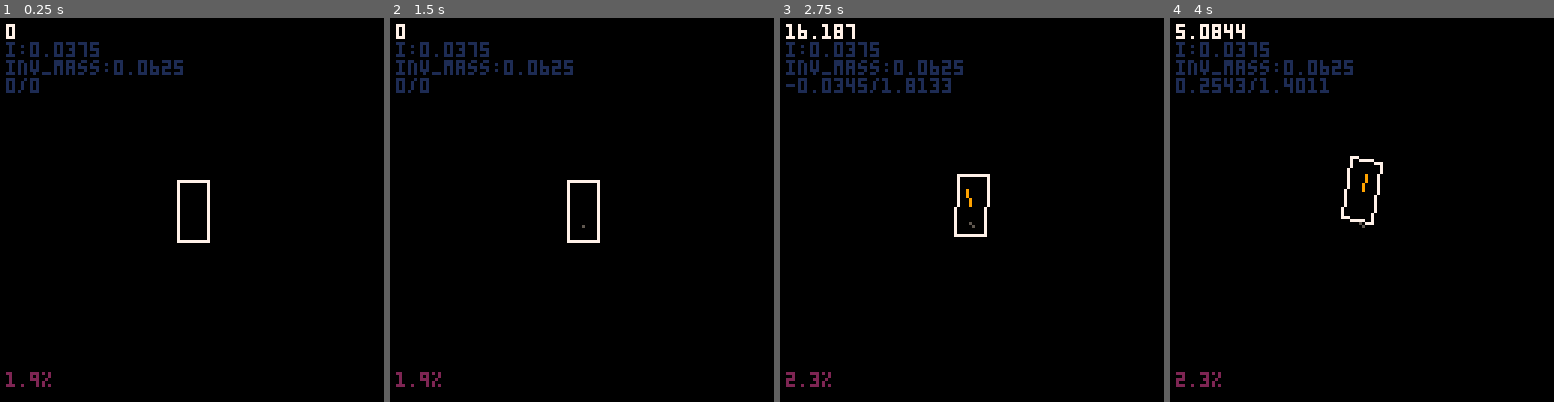
Above: before the commit, frames 1-4 (left to right).
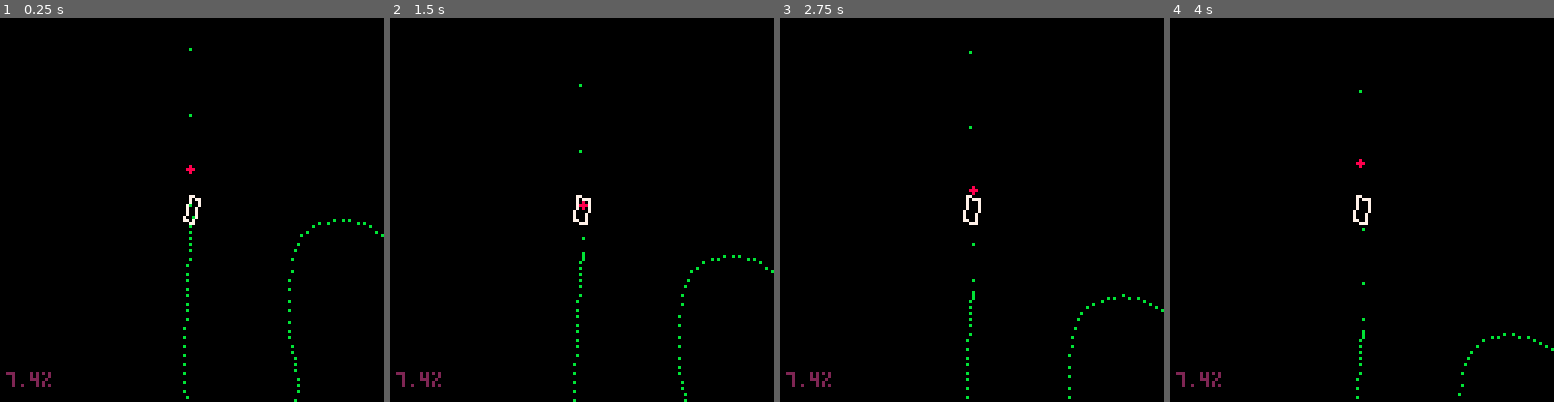
Above: after the commit, the same moments.

Repository: freds72/virtua-on
Game: PICO-8 cartridge carts/physics.p8
Two runs of this game, one before a commit and one after it. Both use one fixed random seed, a clock stepped at 60 frames per second and the inputs below.
Inputs:
- Up to frame 1 (0.25 s): no input
- Up to frame 2 (1.5 s): no input
- Up to frame 3 (2.75 s): hold Right 1.6-2.1 s; hold Up 2.15-2.42 s; hold Right from 2.47 s (still down)
- Up to frame 4 (4 s): release Right at 3.03 s; hold Left 3.08-3.58 s

The runs differ from the first frame. In frame 1, 2.4% of the frame differs, in the area x 1-100%, y 1-100%; in frame 2, 2.4%; in frame 3, 3.1%; in frame 4, 3.0%.

Commit message:
track following workind

Diff:
--- a/carts/physics.p8
+++ b/carts/physics.p8
@@ -1,7 +1,298 @@
 pico-8 cartridge // http://www.pico-8.com
 version 18
 __lua__
---
+-- track data
+local track_data={
+    0.003423452377319336,-0.8233218193054199,
+    -0.00750182569026947,1.408806562423706,
+    -0.015942636877298355,7.273656845092773,
+    -0.02266291156411171,16.05294418334961,
+    -0.028426576405763626,27.028385162353516,
+    -0.033997561782598495,39.48169708251953,
+    -0.04013979807496071,52.6945915222168,
+    -0.04761721193790436,65.94879150390625,
+    -0.057193733751773834,78.5260009765625,
+    -0.06963329017162323,89.70794677734375,
+    -0.08569981157779694,98.7763442993164,
+    -0.10615722835063934,105.01290130615234,
+    -0.13176947832107544,107.69934844970703,
+    -0.14917249977588654,108.08627319335938,
+    -0.16799107193946838,108.51656341552734,
+    -0.18442633748054504,108.98794555664062,
+    -0.19467942416667938,109.49815368652344,
+    -0.19495145976543427,110.04491424560547,
+    -0.18144357204437256,110.62596130371094,
+    -0.15035690367221832,111.23902893066406,
+    -0.09789258986711502,111.88184356689453,
+    -0.02025175839662552,112.55213928222656,
+    0.08636445552110672,113.24764251708984,
+    0.22575491666793823,113.9660873413086,
+    0.40171849727630615,114.70520782470703,
+    0.5919525027275085,115.29144287109375,
+    0.8592574000358582,115.88920593261719,
+    1.2015643119812012,116.49186706542969,
+    1.6168042421340942,117.09281158447266,
+    2.1029083728790283,117.68540954589844,
+    2.6578075885772705,118.26303100585938,
+    3.279433250427246,118.81906127929688,
+    3.9657163619995117,119.34686279296875,
+    4.714587688446045,119.8398208618164,
+    5.5239787101745605,120.29130554199219,
+    6.391820430755615,120.69469451904297,
+    7.316043853759766,121.04335021972656,
+    8.49157428741455,121.39641571044922,
+    9.653693199157715,121.67179870605469,
+    10.787847518920898,121.87805938720703,
+    11.87948226928711,122.02375793457031,
+    12.914044380187988,122.11744689941406,
+    13.87697982788086,122.16767883300781,
+    14.753734588623047,122.18301391601562,
+    15.529754638671875,122.17200469970703,
+    16.190486907958984,122.1432113647461,
+    16.721376419067383,122.10518646240234,
+    17.10787010192871,122.06649017333984,
+    17.335412979125977,122.0356674194336,
+    17.33541488647461,122.03568267822266,
+    18.644695281982422,121.79000854492188,
+    20.922693252563477,121.33577728271484,
+    23.96539306640625,120.71621704101562,
+    27.568782806396484,119.97455596923828,
+    31.52884864807129,119.1540298461914,
+    35.641578674316406,118.29785919189453,
+    39.70295715332031,117.44927978515625,
+    43.50897216796875,116.65151977539062,
+    46.85560989379883,115.94780731201172,
+    49.538856506347656,115.3813705444336,
+    51.354698181152344,114.99543762207031,
+    52.09912109375,114.83324432373047,
+    52.09911346435547,114.8332290649414,
+    52.79449462890625,114.63095092773438,
+    53.44546127319336,114.3951644897461,
+    54.049957275390625,114.1334228515625,
+    54.605934143066406,113.85328674316406,
+    55.1113395690918,113.56230163574219,
+    55.56412124633789,113.26802825927734,
+    55.96222686767578,112.97801208496094,
+    56.30360412597656,112.69981384277344,
+    56.58620071411133,112.44097900390625,
+    56.80796432495117,112.20906829833984,
+    56.96684646606445,112.01162719726562,
+    57.060791015625,111.85621643066406,
+    57.06078338623047,111.8562240600586,
+    57.37055587768555,111.15308380126953,
+    57.665096282958984,110.4271011352539,
+    57.94255065917969,109.69190979003906,
+    58.201072692871094,108.96113586425781,
+    58.43880844116211,108.2484130859375,
+    58.653907775878906,107.56737518310547,
+    58.84452438354492,106.93165588378906,
+    59.00880432128906,106.3548812866211,
+    59.1448974609375,105.8506851196289,
+    59.250953674316406,105.43270111083984,
+    59.32512283325195,105.11455535888672,
+    59.36555862426758,104.9098892211914,
+    59.500308990478516,104.05921936035156,
+    59.623382568359375,103.26617431640625,
+    59.73515319824219,102.53150177001953,
+    59.83599090576172,101.8559341430664,
+    59.92626953125,101.2402114868164,
+    60.00636291503906,100.68506622314453,
+    60.07664108276367,100.19124603271484,
+    60.13747787475586,99.75948333740234,
+    60.189247131347656,99.39051818847656,
+    60.23231887817383,99.08509063720703,
+    60.26707077026367,98.84393310546875,
+    60.29387283325195,98.66778564453125,
+    60.50858688354492,97.45680236816406,
+    60.85136032104492,95.66230773925781,
+    61.29228210449219,93.40426635742188,
+    61.80144500732422,90.80264282226562,
+    62.348941802978516,87.97740173339844,
+    62.90486145019531,85.04850006103516,
+    63.43929672241211,82.13590240478516,
+    63.922340393066406,79.35957336425781,
+    64.32408142089844,76.8394775390625,
+    64.61461639404297,74.6955795288086,
+    64.76403045654297,73.04783630371094,
+    64.74241638183594,72.01622009277344,
+    64.74241638183594,72.0162353515625,
+    64.3806381225586,70.82390594482422,
+    63.64656066894531,69.08358001708984,
+    62.61602783203125,66.9173355102539,
+    61.364891052246094,64.44725799560547,
+    59.968997955322266,61.7954216003418,
+    58.50419616699219,59.08390808105469,
+    57.04633712768555,56.43479537963867,
+    55.671268463134766,53.97016525268555,
+    54.45484161376953,51.812095642089844,
+    53.472900390625,50.08266830444336,
+    52.801300048828125,48.903961181640625,
+    52.51588821411133,48.39805603027344,
+    52.017948150634766,47.48622131347656,
+    51.494407653808594,46.601436614990234,
+    50.95597457885742,45.743797302246094,
+    50.413352966308594,44.91339111328125,
+    49.87725067138672,44.110313415527344,
+    49.358375549316406,43.33465576171875,
+    48.867435455322266,42.58651351928711,
+    48.41513442993164,41.86597442626953,
+    48.012176513671875,41.173133850097656,
+    47.669273376464844,40.50808334350586,
+    47.397125244140625,39.870914459228516,
+    47.20643997192383,39.26171875,
+    46.95207977294922,38.245086669921875,
+    46.71001434326172,37.27741241455078,
+    46.49042892456055,36.3458251953125,
+    46.30350875854492,35.43744659423828,
+    46.15943908691406,34.53940963745117,
+    46.06840515136719,33.63883590698242,
+    46.04059600830078,32.72285461425781,
+    46.08619689941406,31.77859115600586,
+    46.215396881103516,30.793174743652344,
+    46.43838119506836,29.75373077392578,
+    46.76533508300781,28.647384643554688,
+    47.20643997192383,27.46126365661621,
+    47.875755310058594,25.88836669921875,
+    48.797584533691406,23.816814422607422,
+    49.91316604614258,21.3653621673584,
+    51.163734436035156,18.65276527404785,
+    52.49052810668945,15.797779083251953,
+    53.834781646728516,12.919158935546875,
+    55.13772964477539,10.135660171508789,
+    56.34061050415039,7.566038131713867,
+    57.38465881347656,5.329048156738281,
+    58.21110916137695,3.5434460639953613,
+    58.761199951171875,2.3279871940612793,
+    58.976165771484375,1.801426887512207,
+    58.976165771484375,1.8014230728149414,
+    59.0841064453125,0.9956315159797668,
+    59.09437942504883,0.23840004205703735,
+    59.022193908691406,-0.4679507613182068,
+    58.88275146484375,-1.1211004257202148,
+    58.691261291503906,-1.7187283039093018,
+    58.462928771972656,-2.2585136890411377,
+    58.21295928955078,-2.7381362915039062,
+    57.95655822753906,-3.155275344848633,
+    57.70893096923828,-3.507610321044922,
+    57.485286712646484,-3.792820453643799,
+    57.30082702636719,-4.008585453033447,
+    57.17076110839844,-4.152584552764893,
+    57.170753479003906,-4.152584552764893,
+    56.34944534301758,-5.045573711395264,
+    55.499839782714844,-5.9410247802734375,
+    54.61917495727539,-6.824410915374756,
+    53.70469284057617,-7.681206703186035,
+    52.75363540649414,-8.496885299682617,
+    51.763240814208984,-9.25692081451416,
+    50.73074722290039,-9.94678783416748,
+    49.65339660644531,-10.551959037780762,
+    48.52842712402344,-11.05790901184082,
+    47.35307693481445,-11.450111389160156,
+    46.12458801269531,-11.714040756225586,
+    44.84020233154297,-11.83517074584961,
+    44.84020233154297,-11.835173606872559,
+    43.10118103027344,-11.852635383605957,
+    41.588645935058594,-11.777039527893066,
+    40.2765998840332,-11.607239723205566,
+    39.1390495300293,-11.342089653015137,
+    38.14999771118164,-10.98044204711914,
+    37.283451080322266,-10.521151542663574,
+    36.5134162902832,-9.9630708694458,
+    35.81389617919922,-9.3050537109375,
+    35.158897399902344,-8.545953750610352,
+    34.522422790527344,-7.684624671936035,
+    33.87847900390625,-6.719919681549072,
+    33.201072692871094,-5.650691986083984,
+    33.201080322265625,-5.650691986083984,
+    32.501522064208984,-4.692358493804932,
+    31.686267852783203,-3.8524506092071533,
+    30.76951789855957,-3.133220911026001,
+    29.765470504760742,-2.5369224548339844,
+    28.688325881958008,-2.0658082962036133,
+    27.552284240722656,-1.722131371498108,
+    26.371543884277344,-1.5081446170806885,
+    25.160303115844727,-1.4261009693145752,
+    23.932762145996094,-1.4782533645629883,
+    22.703121185302734,-1.666854739189148,
+    21.485578536987305,-1.9941580295562744,
+    20.29433250427246,-2.462416410446167,
+    19.29560089111328,-3.1080594062805176,
+    18.469558715820312,-4.018702507019043,
+    17.801021575927734,-5.1585774421691895,
+    17.274810791015625,-6.491916656494141,
+    16.875741958618164,-7.98295259475708,
+    16.588634490966797,-9.595916748046875,
+    16.398305892944336,-11.295042037963867,
+    16.289575576782227,-13.044560432434082,
+    16.24726104736328,-14.808704376220703,
+    16.256179809570312,-16.551706314086914,
+    16.301151275634766,-18.237796783447266,
+    16.366992950439453,-19.83121109008789,
+    16.463245391845703,-21.006418228149414,
+    16.624893188476562,-22.142587661743164,
+    16.82807159423828,-23.251192092895508,
+    17.048919677734375,-24.34370231628418,
+    17.263572692871094,-25.43159294128418,
+    17.448169708251953,-26.526334762573242,
+    17.578847885131836,-27.639400482177734,
+    17.631744384765625,-28.782262802124023,
+    17.58299446105957,-29.966394424438477,
+    17.408737182617188,-31.20326805114746,
+    17.08510971069336,-32.504356384277344,
+    16.5882511138916,-33.88113021850586,
+    15.892364501953125,-35.30707931518555,
+    15.113983154296875,-36.48367691040039,
+    14.268040657043457,-37.433345794677734,
+    13.369471549987793,-38.17850875854492,
+    12.433209419250488,-38.741580963134766,
+    11.474189758300781,-39.14498519897461,
+    10.507346153259277,-39.41114044189453,
+    9.547613143920898,-39.562469482421875,
+    8.60992431640625,-39.62139129638672,
+    7.70921516418457,-39.61032485961914,
+    6.860419273376465,-39.55168914794922,
+    6.0784711837768555,-39.4679069519043,
+    4.536423683166504,-39.18889617919922,
+    3.2466373443603516,-38.76240921020508,
+    2.1851110458374023,-38.20315170288086,
+    1.3278437852859497,-37.52583312988281,
+    0.6508342623710632,-36.74515914916992,
+    0.13008135557174683,-35.87583541870117,
+    -0.2584161162376404,-34.93257141113281,
+    -0.5386593341827393,-33.93007278442383,
+    -0.7346494197845459,-32.88304901123047,
+    -0.8703875541687012,-31.80620574951172,
+    -0.969874918460846,-30.714252471923828,
+    -1.057112693786621,-29.62189483642578,
+    -1.0571155548095703,-29.62190055847168,
+    -1.1406508684158325,-28.30164909362793,
+    -1.1857151985168457,-26.90623664855957,
+    -1.1977847814559937,-25.453792572021484,
+    -1.1823358535766602,-23.96244239807129,
+    -1.144844651222229,-22.4503116607666,
+    -1.090787410736084,-20.935529708862305,
+    -1.0256404876708984,-19.436222076416016,
+    -0.9548799991607666,-17.970516204833984,
+    -0.883982241153717,-16.55653953552246,
+    -0.8184234499931335,-15.212418556213379,
+    -0.7636798620223999,-13.956280708312988,
+    -0.7252277731895447,-12.806253433227539,
+    -0.68132084608078,-11.504036903381348,
+    -0.6198762059211731,-10.191423416137695,
+    -0.5452380776405334,-8.888093948364258,
+    -0.4617505967617035,-7.613729476928711,
+    -0.3737579584121704,-6.388011932373047,
+    -0.2856043577194214,-5.230622291564941,
+    -0.20163396000862122,-4.16124153137207,
+    -0.12619096040725708,-3.199551582336426,
+    -0.06361953169107437,-2.3652331829071045,
+    -0.01826385036110878,-1.6779677867889404,
+    0.0055319033563137054,-1.1574366092681885,
+    0.003423549234867096,-0.8233208656311035
+}
+
+-->8
+-- game
 local k_small=0.001
 -- vector & tools
 function lerp(a,b,t)
@@ -41,6 +332,10 @@
 	end
 	return d
 end
+function v_dist(a,b)
+	local d=make_v(a,b)
+	return v_dot(d,d)
+end
 function v_lerp(a,b,t)
 	return {
 		lerp(a[1],b[1],t),
@@ -138,14 +433,18 @@
 end
 
 function make_cam(scale)
+	local pos={0,0,0}
 	return {
+		track=function(self,p)
+			pos=v_clone(p)
+		end,
 		project=function(self,v)
-			return 64+scale*v[1],64-scale*v[3]
+			return 64+scale*(v[1]-pos[1]),64-scale*(v[3]-pos[3])
 		end
 	}
 end
 
-local cam=make_cam(5)
+local cam=make_cam(2)
 
 function make_skidmarks()
 	local t,skidmarks=0,{}
@@ -178,6 +477,40 @@
 	}
 end
 
+function make_track(segments)
+	-- "close" track
+	-- add(segments,segments[1])
+	-- add(segments,segments[2])
+	assert(#segments%2==0,"invalid number of track coordinates")
+	local n=#segments/2
+	-- active index
+	local checkpoint=0
+	function to_v(i)
+		return {segments[2*i+1],0,segments[2*i+2]}
+	end
+	return {
+		-- returns next location
+		get_next=function(self)
+			return to_v(checkpoint)
+		end,
+		update=function(self,pos,dist)
+			local p=to_v(checkpoint)
+			if v_dist(pos,p)<dist then
+				checkpoint+=1
+				checkpoint%=n
+			end
+			return to_v(checkpoint)
+		end,
+		draw=function(self)
+			for i=0,n-1 do
+				local x,y=cam:project(to_v(i))
+				pset(x,y,11)
+			end
+			local x,y=cam:project(to_v(checkpoint))
+			circfill(x,y,1,8)
+		end
+	}
+end
 
 function make_plyr(p,a,density)
 	local steering_angle,angle,angularv,rpm,max_rpm=0,a,0,0,96
@@ -368,23 +701,160 @@
 	}
 end
 
+function make_npc(p,angle,density,track)
+	local velocity,angularv={0,0,0},0
+	local forces,torque={0,0,0},0
+
+	local area=0
+	local i=0
+	local inv3=1/3
+
+	local v={
+		{-1,0,2},
+		{1,0,2},
+		{1,0,-2},
+		{-1,0,-2}
+	}
+	for k=0,#v-1 do
+		-- triangle vertices, third vertex implied as (0, 0)
+		local v1,v2=v[k%#v+1],v[(k+1)%#v+1]
+		local d=-v2_cross(v1,v2)
+		local tarea=0.5*d
+		area+=tarea
+
+		local x,z=v1[1]*v1[1]+v2[1]*v1[1]+v2[1]*v2[1],v1[3]*v1[3]+v2[3]*v1[3]+v2[3]*v2[3]
+		i+=0.25*inv3*d*(x+z)
+	end
+
+	-- physic body
+	local mass=density*area
+	local inv_mass=1/mass
+	i*=density
+	local inv_i=1/i
+
+	return {
+		pos=v_clone(p),
+		m=make_m_from_euler(0,a,0),
+		-- obj to world space
+		apply=function(self,p)
+			p=m_x_v(self.m,p)
+			v_add(p,self.pos)
+			return p
+		end,
+		pt_velocity=function(self,p)
+			local relv=v_clone(velocity)
+			v_add(relv,v2_ortho(make_v(self.pos,p),angularv))
+			v_scale(relv,-1)
+		 return relv
+		end,
+		draw_vector=function(self,f,p,c)
+			local x0,y0=cam:project(p)
+			p=v_clone(p)
+			v_add(p,f)
+			local x1,y1=cam:project(p)
+			line(x0,y0,x1,y1,c)
+			flip()
+		end,
+		draw=function(self)
+			local v0=v[#v]
+			local x0,y0=cam:project(self:apply(v0))
+			for i=1,#v do
+				local v1=v[i]
+				local x1,y1=cam:project(self:apply(v1))
+				line(x0,y0,x1,y1,7)
+				x0,y0=x1,y1
+			end
+		end,
+		apply_force=function(self,f,p)
+			local x0,y0=cam:project(p)
+			circfill(x0,y0,2,12)
+			vf=v_clone(p)
+			v_add(vf,f)
+			local x1,y1=cam:project(vf)
+			line(x0,y0,x1,y1,12)
+			flip()
+
+			v_add(forces,f)
+			torque+=v2_cross(make_v(self.pos,p),f)
+		end,
+		apply_impulse=function(self,f,p)
+			v_add(velocity,f,inv_mass)
+			angularv+=inv_i*v2_cross(make_v(self.pos,p),f)
+			angularv=mid(angularv,-1,1)
+		end,
+		integrate_forces=function(self,dt)
+			v_add(velocity,forces,inv_mass*dt*0.5)
+			angularv+=torque*inv_i*dt*0.5
+			-- apply some damping
+			angularv*=0.92
+			-- some friction
+			v_add(velocity,velocity,-0.02*v_dot(velocity,velocity))
+		end,
+		integrate_v=function(self,dt)
+		 	-- update pos & orientation
+			v_add(self.pos,velocity,dt)
+			angle+=dt*angularv
+			self.m=make_m_from_euler(0,angle,0)
+
+			self:integrate_forces(dt)
+		end,
+		reset=function(self)
+			forces,torque={0,0,0},0
+		end,
+		update=function(self)
+			-- force application point
+			local p=v_clone(self.pos)
+			v_add(p,m_fwd(self.m),1)
+
+			-- get target point
+			local target=track:update(p,4)
+			local f=make_v(p,target)
+			v_scale(f,8)
+			-- todo: clamp
+
+
+			-- steer toward track
+			self:apply_impulse(f,p)
+		end
+	}
+end
+
 local plyr=make_plyr({0,0,0},0,2)
+local npc_track
+local npcs={}
+
+function _init()
+	npc_track=make_track(track_data)
+	add(npcs, make_npc(npc_track:get_next(),0,2,npc_track))
+end
 
 function _update()
+	--[[
 	plyr:control()
-	plyr:integrate_forces(1/30)
-
-	-- todo: apply impulses
-
 	plyr:integrate_v(1/30)
 	plyr:reset()
-
 	plyr:update()
+	]]
+
+	for _,npc in pairs(npcs) do
+		npc:update()
+		npc:integrate_v(1/30)
+		npc:reset()
+	end
 end
 
 function _draw()
 	cls()
-	plyr:draw()
+	--[[
+		plyr:draw()
+	]]
+
+	cam:track(npcs[1].pos)
+
+	npc_track:draw()
+	for _,npc in pairs(npcs) do
+		npc:draw()
+	end
 
 	local cpu=flr(1000*stat(1))/10
 	print(cpu.."%",2,118,2)
